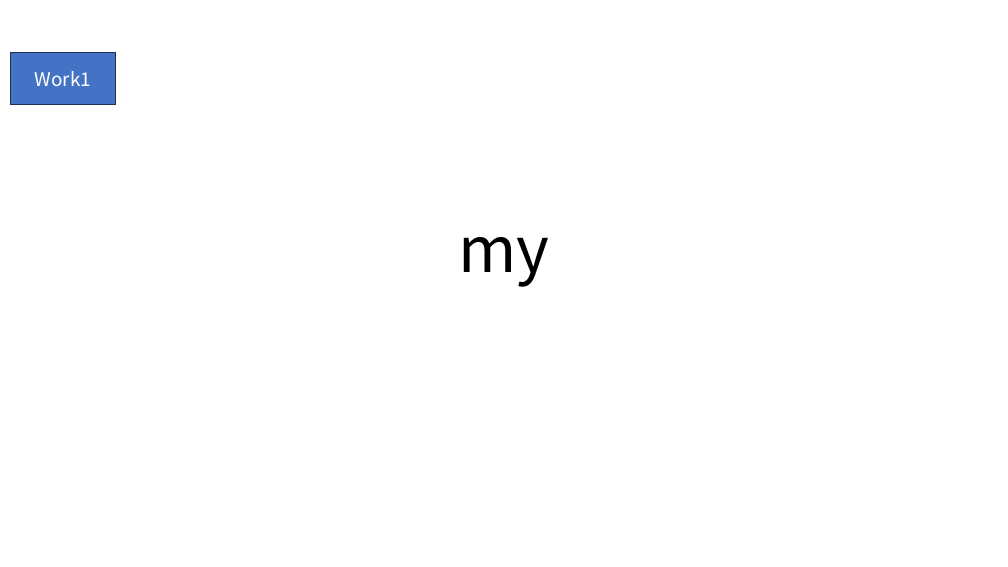
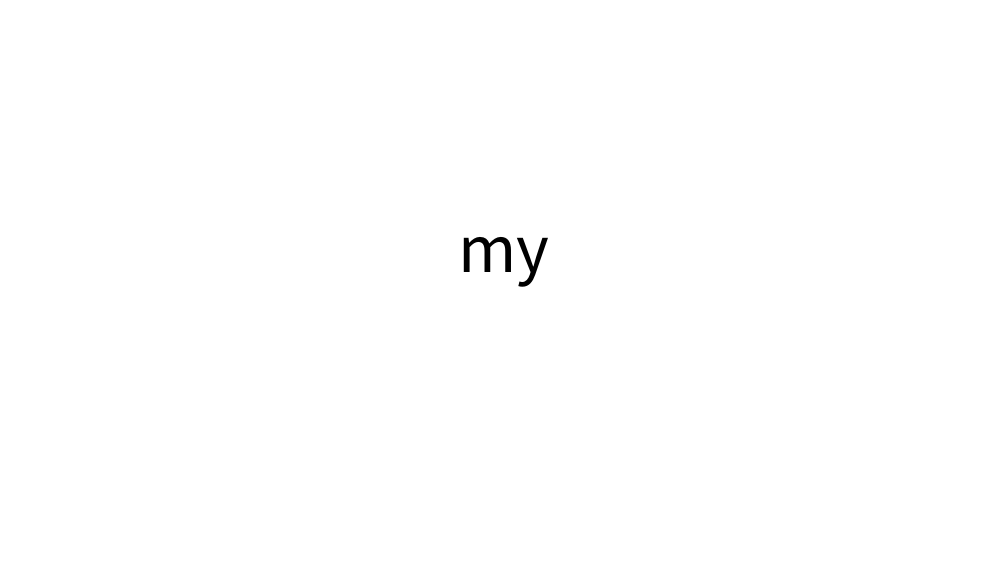
Before and after one commit to DualsoftDev/ds, a slide deck: slide 1 of DsDotNet/src/UnitTest/UnitTest.Model/ImportOfficeExample/exportDS/testA/testMy/my.pptx. Drawn at 1008x567 pixels with LibreOffice and Linux fonts; fonts in the diff are those of the drawing. Boxes give left, top, right and bottom in pixels: in the first picture for what was removed or moved away, otherwise in the second. Text is boxed around its words. In the diff, an @@ line names an element or a change of style, - is before the commit and + after.

```diff
--- a/DsDotNet/src/UnitTest/UnitTest.Model/ImportOfficeExample/exportDS/testA/testMy/my.pptx
+++ b/DsDotNet/src/UnitTest/UnitTest.Model/ImportOfficeExample/exportDS/testA/testMy/my.pptx
@@ rectangle removed at box(11, 52, 116, 104) @@
-Work1
```
Also in this commit, not shown: 1 other slide changed, 2 slides added, 4 other files.
